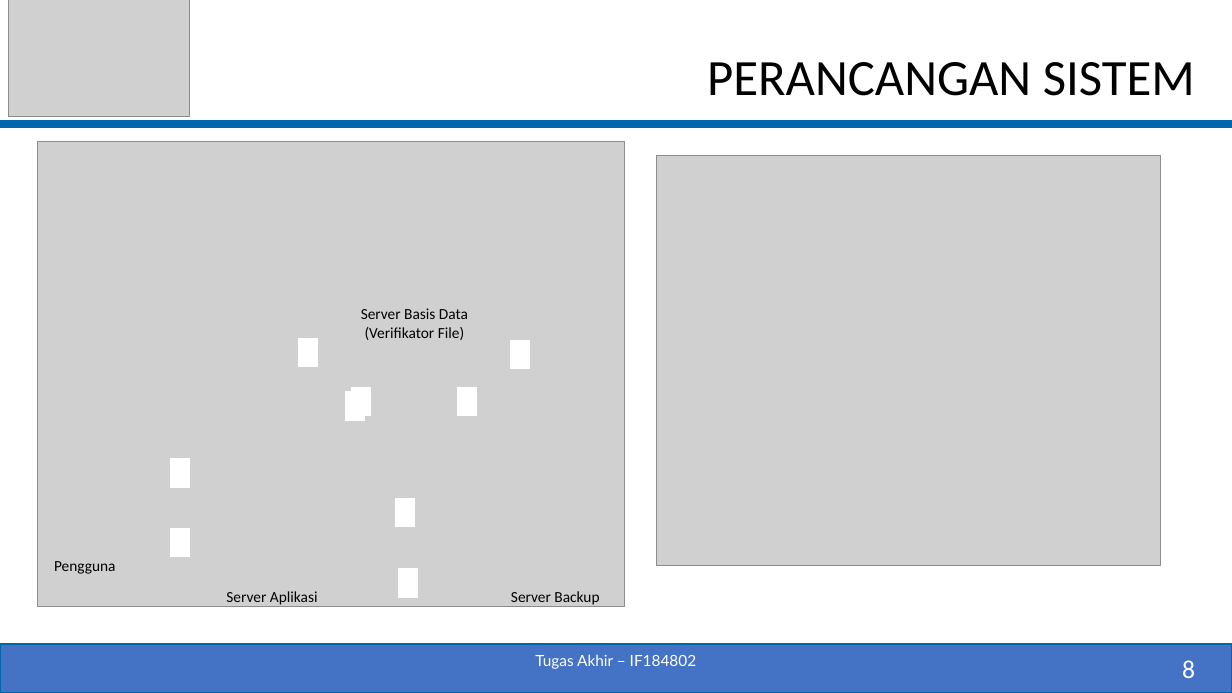
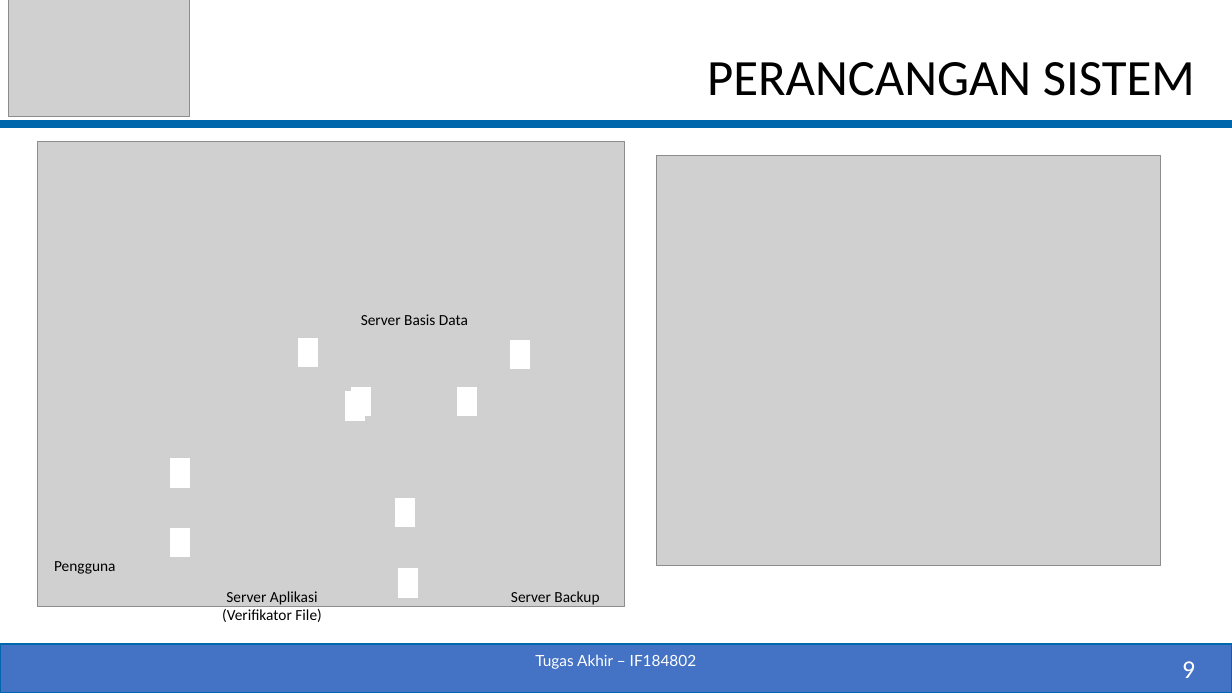
Before and after one commit to fajrisalam/Tugas-Akhir, a slide deck: slide 9 of PPT_SIDANG [Autosaved].pptx (slide 8 before the commit). Drawn at 1232x693 pixels with LibreOffice and Linux fonts; fonts in the diff are those of the drawing; grey boxes stand for pictures. Boxes give left, top, right and bottom in pixels: in the first picture for what was removed or moved away, otherwise in the second. Text is boxed around its words. In the diff, an @@ line names an element or a change of style, - is before the commit and + after.

```diff
--- a/PPT_SIDANG [Autosaved].pptx
+++ b/PPT_SIDANG [Autosaved].pptx
@@ text at (365,327,464,340): paragraph removed @@
-(Verifikator File)
@@ text at (222,609,321,622): paragraph added @@
+(Verifikator File)
@@ page number at (1182,661,1195,678): text changed @@
-8
+9
```
Also in this commit, not shown: 2 slides added, 3 other files.
